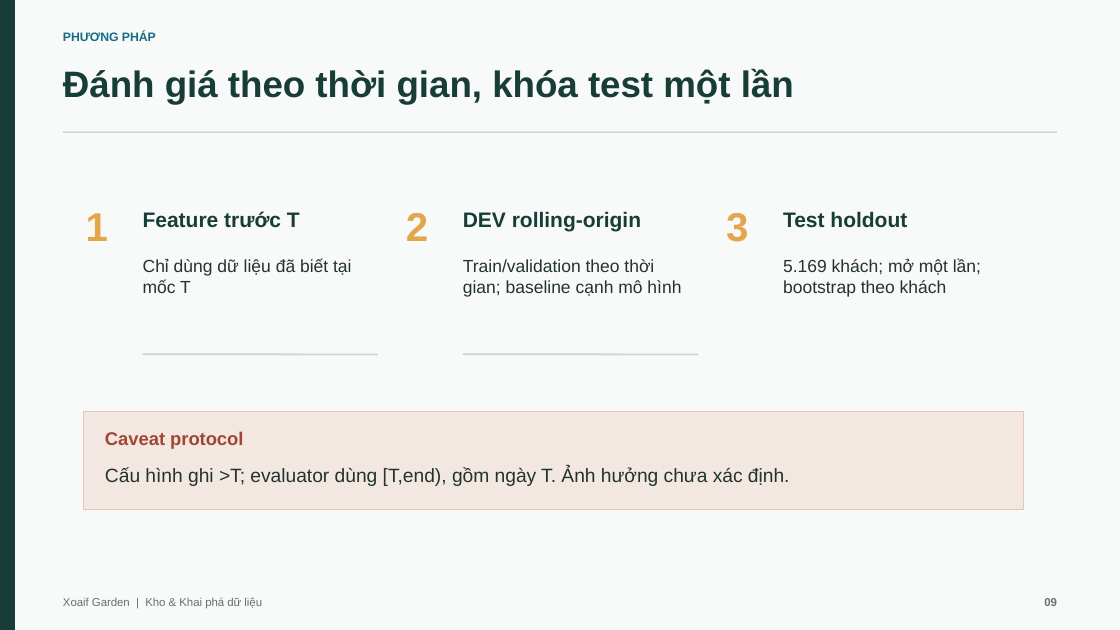
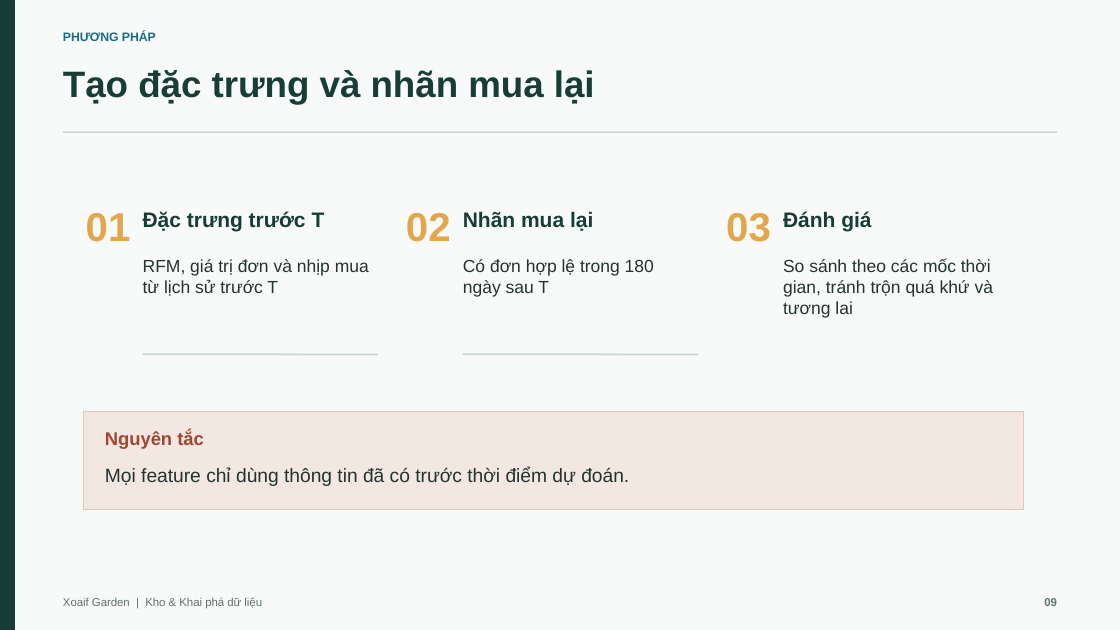
Before and after one commit to nguyenducanh03112005/Xoaif, a slide deck: slide 9 of slides/Xoaif_Final.pptx. Drawn at 1120x630 pixels with LibreOffice and Linux fonts; fonts in the diff are those of the drawing. Boxes give left, top, right and bottom in pixels: in the first picture for what was removed or moved away, otherwise in the second. Text is boxed around its words. In the diff, an @@ line names an element or a change of style, - is before the commit and + after.

```diff
--- a/slides/Xoaif_Final.pptx
+++ b/slides/Xoaif_Final.pptx
@@ text at (x1=63, y1=70, x2=595, y2=105): text changed @@
-Đánh giá theo thời gian, khóa test một lần
+Tạo đặc trưng và nhãn mua lại
@@ text at (x1=86, y1=213, x2=131, y2=242): text changed @@
-1
+01
@@ text at (x1=143, y1=211, x2=325, y2=231): text changed @@
-Feature trước T
+Đặc trưng trước T
@@ text at (x1=406, y1=213, x2=451, y2=242): text changed @@
-2
+02
@@ text at (x1=463, y1=211, x2=593, y2=231): text changed @@
-DEV rolling-origin
+Nhãn mua lại
@@ text at (x1=726, y1=213, x2=771, y2=242): text changed @@
-3
+03
@@ text at (x1=783, y1=211, x2=871, y2=231): text changed @@
-Test holdout
+Đánh giá
@@ text at (x1=143, y1=259, x2=369, y2=296): text changed @@
-Chỉ dùng dữ liệu đã biết tại mốc T
+RFM, giá trị đơn và nhịp mua từ lịch sử trước T
@@ text at (x1=463, y1=259, x2=654, y2=297): text changed @@
-Train/validation theo thời gian; baseline cạnh mô hình
+Có đơn hợp lệ trong 180 ngày sau T
@@ text at (x1=783, y1=258, x2=993, y2=318): text changed @@
-5.169 khách; mở một lần; bootstrap theo khách
+So sánh theo các mốc thời gian, tránh trộn quá khứ và tương lai
@@ text at (x1=105, y1=431, x2=204, y2=449): text changed @@
-Caveat protocol
+Nguyên tắc
@@ text at (x1=105, y1=468, x2=629, y2=486): text changed @@
-Cấu hình ghi >T; evaluator dùng [T,end), gồm ngày T. Ảnh hưởng chưa xác định.
+Mọi feature chỉ dùng thông tin đã có trước thời điểm dự đoán.
```
Also in this commit, not shown: 12 other slides changed, 1 slide added, 1 slide removed, 7 other files.
